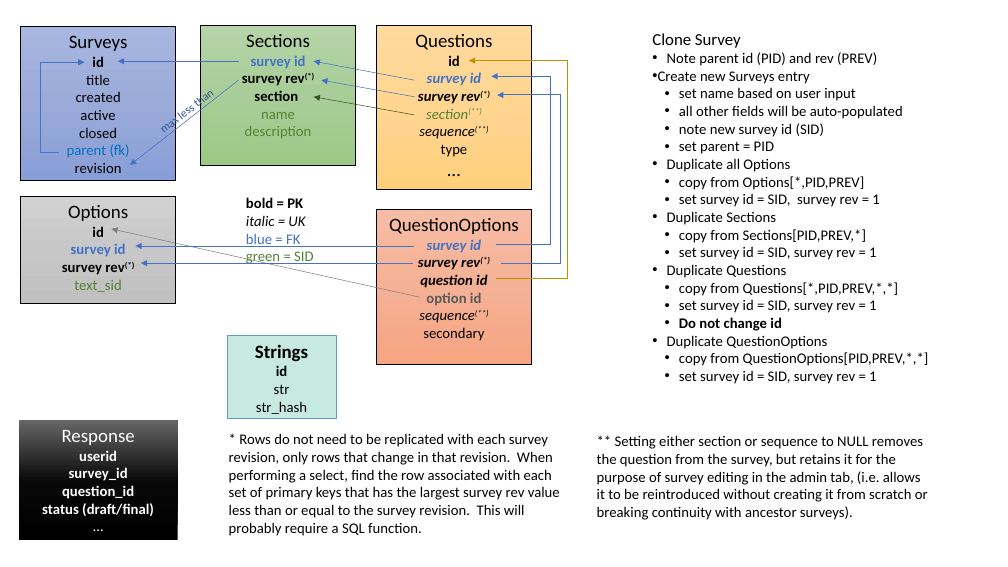
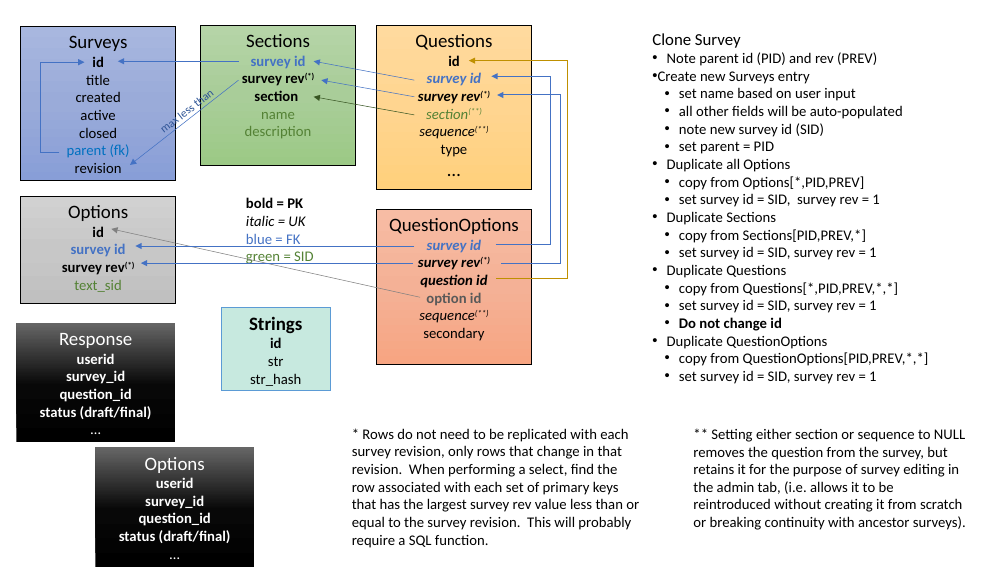
Before and after one commit to mikemayer67/tlc-ttsurvey, a slide deck: slide 2 of SurveyTables.pptx. Drawn at 1008x567 pixels with LibreOffice and Linux fonts; fonts in the diff are those of the drawing. Boxes give left, top, right and bottom in pixels: in the first picture for what was removed or moved away, otherwise in the second. Text is boxed around its words. In the diff, an @@ line names an element or a change of style, - is before the commit and + after.

```diff
--- a/SurveyTables.pptx
+++ b/SurveyTables.pptx
@@ rectangle "Response" moved from (x1=19, y1=420, x2=178, y2=540) to (x1=17, y1=323, x2=175, y2=442) @@
@@ rectangle "Strings" moved from (x1=227, y1=336, x2=336, y2=418) to (x1=222, y1=308, x2=330, y2=390) @@
@@ rectangle added at (x1=95, y1=448, x2=254, y2=567), fill gradient #000000 to #080808 to #666666, 14 pt, text #FFFFFF, bold @@
+Options
+userid
+survey_id
+question_id
+status (draft/final)
+…
@@ text "* Rows do not need ..." rewrapped from (x1=229, y1=433, x2=560, y2=536) to (x1=352, y1=428, x2=639, y2=548) @@
@@ text "** Setting either section or ..." rewrapped from (x1=597, y1=435, x2=928, y2=520) to (x1=693, y1=428, x2=966, y2=530) @@
```
Also in this commit, not shown: 1 other file.
